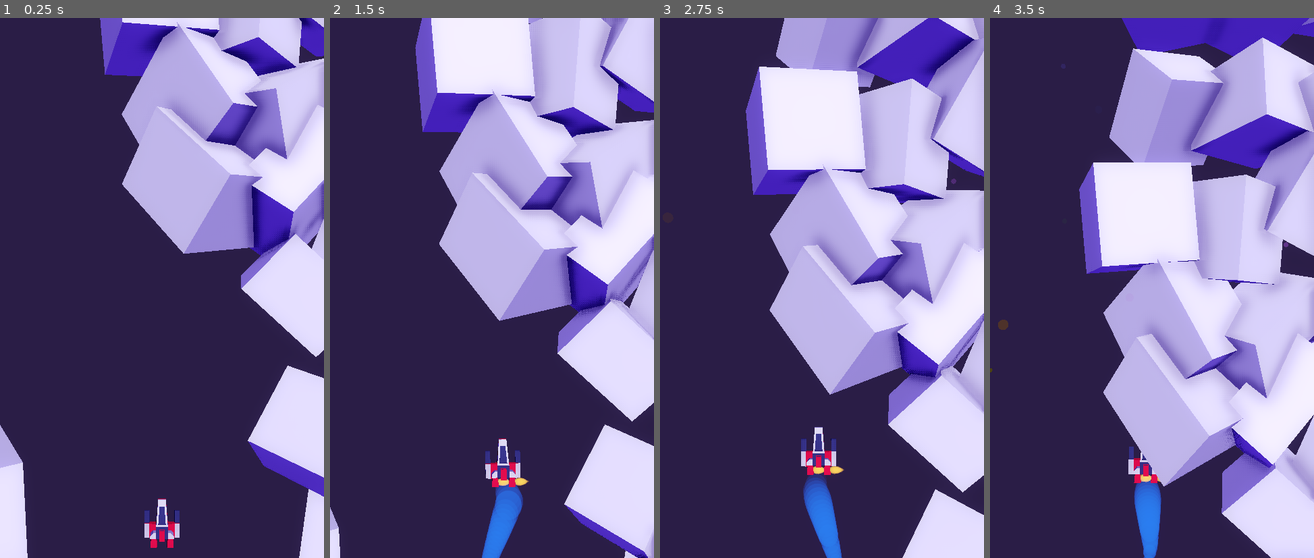
Above: before the commit, frames 1-4 (left to right).
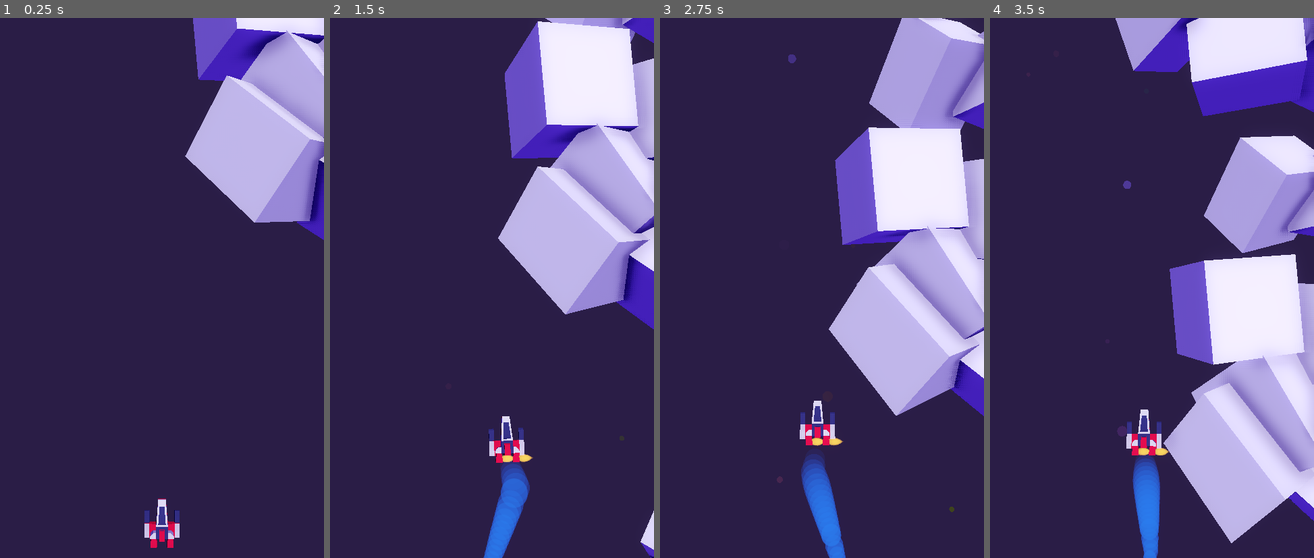
Above: after the commit, the same moments.

Repository: rajin-s/hyperspace_drifter
Game: Godot game, scene res://Main.tscn
Same seed, same stepped clock (60 frames per second), same inputs: the game is played once before the commit and once after it.
Inputs (mouse positions are in pixels of both pictures, inside the frame that each line leads up to):
- Up to frame 1 (0.25 s): no input
- Up to frame 2 (1.5 s): tap Enter (ui_accept) at 0.5, 0.6, 0.77, 1.07, 1.35 s; move the mouse to (563, 261) at 0.52 s; move the mouse to (427, 315) at 1.27 s
- Up to frame 3 (2.75 s): tap Enter (ui_accept) at 1.52, 1.82, 2.1 s; move the mouse to (854, 169) at 2.02 s
- Up to frame 4 (3.5 s): tap Enter (ui_accept) at 2.75, 2.85, 3.02, 3.32 s; move the mouse to (1135, 396) at 2.77 s

The runs differ from the first frame. In frame 1, 33% of the frame differs, in the area x 0-100%, y 0-100%; in frame 2, 43%; in frame 3, 47%; in frame 4, 51%.

Commit message:
Effect framework

Diff:
--- a/Main.tscn
+++ b/Main.tscn
@@ -7,79 +7,11 @@
 [ext_resource path="res://Assets/Materials/MAT_Red.tres" type="Material" id=5]
 [ext_resource path="res://Assets/Materials/MAT_Steel.tres" type="Material" id=6]
 [ext_resource path="res://Assets/Materials/MAT_Dark.tres" type="Material" id=7]
-[ext_resource path="res://Assets/Models/spaceCraft4.obj" type="ArrayMesh" id=8]
-[ext_resource path="res://Assets/Models/spaceCraft3.obj" type="ArrayMesh" id=9]
-[ext_resource path="res://Assets/Materials/PMAT_Smoke.tres" type="Material" id=10]
-[ext_resource path="res://Assets/Materials/MAT_Smoke.tres" type="Material" id=11]
-[ext_resource path="res://Assets/Materials/PMAT_Burn.tres" type="Material" id=12]
-[ext_resource path="res://Assets/Materials/MAT_Burn.tres" type="Material" id=13]
-[ext_resource path="res://Assets/Materials/MAT_Asteroid.tres" type="Material" id=14]
-[ext_resource path="res://Assets/Models/asteroid.obj" type="ArrayMesh" id=15]
-[ext_resource path="res://Assets/Models/thin_ring.obj" type="ArrayMesh" id=16]
-[ext_resource path="res://Assets/Materials/MAT_Star.tres" type="Material" id=17]
-[ext_resource path="res://Scripts/c_movement_base.gd" type="Script" id=18]
-[ext_resource path="res://Scripts/c_velocity_angle.gd" type="Script" id=19]
-[ext_resource path="res://Scripts/Player/c_player_input.gd" type="Script" id=20]
-[ext_resource path="res://Scripts/lerp_follow.gd" type="Script" id=21]
-[ext_resource path="res://default_env.tres" type="Environment" id=22]
-[ext_resource path="res://debug_pause.gd" type="Script" id=23]
-[ext_resource path="res://Scripts/s_level_generator.gd" type="Script" id=24]
-
-[sub_resource type="SphereMesh" id=1]
-
-material = ExtResource( 11 )
-radius = 0.5
-height = 1.0
-
-[sub_resource type="SphereMesh" id=2]
-
-material = ExtResource( 13 )
-radius = 0.5
-height = 1.0
-
-[sub_resource type="ImageTexture" id=3]
-
-flags = 4
-flags = 4
-size = Vector2( 2048, 1 )
-
-[sub_resource type="ParticlesMaterial" id=4]
-
-emission_shape = 3
-emission_point_texture = SubResource( 3 )
-emission_point_count = 512
-gravity = Vector3( 0, 0, 0 )
-angular_velocity = 11.0
-
-[sub_resource type="Gradient" id=5]
-
-offsets = PoolRealArray( 0, 0.492823, 1 )
-colors = PoolColorArray( 1, 1, 1, 0, 1, 1, 1, 1, 1, 1, 1, 0 )
-
-[sub_resource type="GradientTexture" id=6]
-
-gradient = SubResource( 5 )
-
-[sub_resource type="ParticlesMaterial" id=7]
-
-emission_shape = 2
-emission_box_extents = Vector3( 15, 20, 20 )
-spread = 113.03
-gravity = Vector3( 0, 0, 0 )
-initial_velocity = 0.2
-angular_velocity = 1.82169e-043
-angle_random = 1.0
-scale = 0.1
-scale_random = 0.05
-color_ramp = SubResource( 6 )
-hue_variation = 1.0
-hue_variation_random = 1.0
-
-[sub_resource type="SphereMesh" id=8]
-
-material = ExtResource( 17 )
-radial_segments = 16
-rings = 8
+[ext_resource path="res://Prefabs/PlayerShip.tscn" type="PackedScene" id=8]
+[ext_resource path="res://Scripts/s_lerp_follow.gd" type="Script" id=9]
+[ext_resource path="res://default_env.tres" type="Environment" id=10]
+[ext_resource path="res://debug_pause.gd" type="Script" id=11]
+[ext_resource path="res://Scripts/s_level_generator.gd" type="Script" id=12]
 
 [node name="Main" type="Node"]
 pause_mode = 1
@@ -132,131 +64,29 @@
 transform = Transform( 0.879383, -0.453875, 0.143815, 0.382518, 0.85336, 0.354198, -0.283488, -0.256464, 0.924046, 0, 0, 3.20519 )
 light_energy = 0.5
 
-[node name="Player Ship" type="Spatial" parent="."]
-
-[node name="Model" type="Spatial" parent="Player Ship"]
-
-[node name="Mesh Large" type="MeshInstance" parent="Player Ship/Model"]
-transform = Transform( 1, 0, 0, 0, -4.37114e-008, -1, 0, 1, -4.37114e-008, 0, 0, 0 )
-visible = false
-mesh = ExtResource( 8 )
-material/0 = ExtResource( 5 )
-material/1 = ExtResource( 7 )
-material/2 = ExtResource( 6 )
-material/3 = ExtResource( 7 )
-
-[node name="Mesh Small" type="MeshInstance" parent="Player Ship/Model"]
-transform = Transform( 1, 0, 0, 0, -4.37114e-008, -1, 0, 1, -4.37114e-008, 0, 0, 0 )
-mesh = ExtResource( 9 )
-material/0 = null
-material/1 = ExtResource( 5 )
-material/2 = ExtResource( 7 )
-material/3 = ExtResource( 7 )
-
-[node name="Trail Particles" type="Particles" parent="Player Ship/Model"]
-transform = Transform( -1, -3.82137e-015, -8.74228e-008, -8.74228e-008, 4.37114e-008, 1, 0, 1, -4.37114e-008, 0, -0.487426, 0.115834 )
-amount = 500
-lifetime = 1.4
-speed_scale = 2.4
-visibility_aabb = AABB( -4, -3.84619, -4, 8, 8, 8 )
-local_coords = false
-process_material = ExtResource( 10 )
-draw_pass_1 = SubResource( 1 )
-
-[node name="Burn Particles L" type="Particles" parent="Player Ship/Model"]
-transform = Transform( 1, 0, 0, 0, 0.0107473, -0.999942, 0, 0.999942, 0.0107473, -0.288, -0.559438, 0.260305 )
-amount = 70
-lifetime = 0.19
-visibility_aabb = AABB( -4, -3.84619, -4, 8, 8, 8 )
-draw_order = 2
-process_material = ExtResource( 12 )
-draw_pass_1 = SubResource( 2 )
-
-[node name="Burn Particles R" type="Particles" parent="Player Ship/Model"]
-transform = Transform( 1, 0, 0, 0, 0.0107473, -0.999942, 0, 0.999942, 0.0107473, 0.288377, -0.559937, 0.25995 )
-amount = 70
-lifetime = 0.19
-visibility_aabb = AABB( -4, -3.84619, -4, 8, 8, 8 )
-draw_order = 2
-process_material = ExtResource( 12 )
-draw_pass_1 = SubResource( 2 )
-
-[node name="Background Asteroids" type="Particles" parent="Player Ship"]
-editor/display_folded = true
-transform = Transform( 1, 2.64491e-008, 2.30406e-009, -2.64491e-008, 1, 2.21004e-008, -2.30406e-009, -2.21004e-008, 1, -0.424244, 3.8147e-006, 2.41713 )
-visible = false
-material_override = ExtResource( 14 )
-amount = 100
-preprocess = 100.0
-visibility_aabb = AABB( -25.4971, -4, -22.2549, 50.9941, 8, 44.5098 )
-local_coords = false
-draw_order = 2
-process_material = SubResource( 4 )
-draw_pass_1 = ExtResource( 15 )
-
-[node name="Particle Mesh" type="MeshInstance" parent="Player Ship/Background Asteroids"]
-transform = Transform( 8.71517, 4.86785e-016, 0, 4.43782e-016, 5.49885, -2.20239e-007, 0, -8.97461e-008, 8.71517, 0, 0, 0 )
-mesh = ExtResource( 16 )
-material/0 = null
-
-[node name="Background Particles" type="Particles" parent="Player Ship"]
-transform = Transform( -0.749958, 0, 0, 0, -0.749958, 0, 0, 0, -0.749958, 0, 15, 0 )
-amount = 128
-lifetime = 5.0
-preprocess = 100.0
-visibility_aabb = AABB( -4, -4, -4, 8, 20, 8 )
-local_coords = false
-process_material = SubResource( 7 )
-draw_pass_1 = SubResource( 8 )
-
-[node name="Player Light" type="OmniLight" parent="Player Ship"]
-transform = Transform( 1, 0, 0, 0, 1, 0, 0, 0, 1, 0, 0, 2.74819 )
-visible = false
-light_energy = 0.5
-omni_range = 7.0
-
-[node name="Movement" type="Node" parent="Player Ship"]
-script = ExtResource( 18 )
-
-[node name="Angle" type="Node" parent="Player Ship"]
-script = ExtResource( 19 )
-roll_speed = 1.0
-max_roll = 20.0
-yaw_speed = 0.5
-max_yaw = 12.0
-pitch_speed = 2.0
-max_pitch = -30.0
-min_pitch = 15.0
-max_speed_x = 6.0
-max_speed_y = 12.0
-min_speed_y = 4.0
-
-[node name="Input" type="Node" parent="Player Ship"]
-script = ExtResource( 20 )
-max_speed_x = 6.0
-min_speed_y = 4.0
-max_speed_y = 12.0
+[node name="Player Ship" parent="." instance=ExtResource( 8 )]
 
 [node name="Camera Rig" type="Spatial" parent="."]
-script = ExtResource( 21 )
+editor/display_folded = true
+script = ExtResource( 9 )
 speed = Vector2( 2, 3 )
 target_path = NodePath("../Player Ship")
 
 [node name="Main Camera" type="Camera" parent="Camera Rig"]
 transform = Transform( 1, 0, 0, 0, 1, 0, 0, 0, 1, 0, 8, 16 )
-environment = ExtResource( 22 )
+environment = ExtResource( 10 )
 fov = 60.0
 
 [node name="Debug Pause" type="Node" parent="."]
 pause_mode = 2
-script = ExtResource( 23 )
+script = ExtResource( 11 )
 
 [node name="Level Creator" type="Node" parent="."]
-script = ExtResource( 24 )
+script = ExtResource( 12 )
 path_length_min = 15.0
 path_length_max = 25.0
 path_width_min = 8.0
-path_width_max = 16.0
+path_width_max = 24.0
 path_width_segments = 5
 path_range_x = 10.0
 max_active_path_segments = 5
--- a/Prefabs/Asteroid.tscn
+++ b/Prefabs/Asteroid.tscn
@@ -1,6 +1,6 @@
 [gd_scene load_steps=3 format=2]
 
-[ext_resource path="res://Scripts/c_randomize_transform.gd" type="Script" id=1]
+[ext_resource path="res://Scripts/Components/c_randomize_transform.gd" type="Script" id=1]
 
 [sub_resource type="CubeMesh" id=1]
 
@@ -16,8 +16,8 @@
 rotation_max = 360.0
 scale_min = 1.0
 scale_max = 2.0
-translation_min = -1.0
-translation_max = 1.0
+translation_min = -2.0
+translation_max = 2.0
 rotate_x = true
 rotate_y = true
 rotate_z = true
--- /dev/null
+++ b/Prefabs/PlayerShip.tscn
@@ -0,0 +1,168 @@
+[gd_scene load_steps=23 format=2]
+
+[ext_resource path="res://Assets/Models/spaceCraft3.obj" type="ArrayMesh" id=1]
+[ext_resource path="res://Assets/Materials/MAT_Red.tres" type="Material" id=2]
+[ext_resource path="res://Assets/Materials/MAT_Dark.tres" type="Material" id=3]
+[ext_resource path="res://Assets/Materials/PMAT_Smoke.tres" type="Material" id=4]
+[ext_resource path="res://Assets/Materials/MAT_Smoke.tres" type="Material" id=5]
+[ext_resource path="res://Assets/Materials/PMAT_Burn.tres" type="Material" id=6]
+[ext_resource path="res://Assets/Materials/MAT_Burn.tres" type="Material" id=7]
+[ext_resource path="res://Assets/Materials/MAT_Asteroid.tres" type="Material" id=8]
+[ext_resource path="res://Assets/Models/asteroid.obj" type="ArrayMesh" id=9]
+[ext_resource path="res://Assets/Models/thin_ring.obj" type="ArrayMesh" id=10]
+[ext_resource path="res://Assets/Materials/MAT_Star.tres" type="Material" id=11]
+[ext_resource path="res://Scripts/Components/c_movement_base.gd" type="Script" id=12]
+[ext_resource path="res://Scripts/Components/c_velocity_angle.gd" type="Script" id=13]
+[ext_resource path="res://Scripts/Player/c_player_input.gd" type="Script" id=14]
+
+[sub_resource type="SphereMesh" id=1]
+
+material = ExtResource( 5 )
+radius = 0.5
+height = 1.0
+
+[sub_resource type="SphereMesh" id=2]
+
+material = ExtResource( 7 )
+radius = 0.5
+height = 1.0
+
+[sub_resource type="ImageTexture" id=3]
+
+flags = 4
+flags = 4
+size = Vector2( 2048, 1 )
+
+[sub_resource type="ParticlesMaterial" id=4]
+
+emission_shape = 3
+emission_point_texture = SubResource( 3 )
+emission_point_count = 512
+gravity = Vector3( 0, 0, 0 )
+angular_velocity = 11.0
+
+[sub_resource type="Gradient" id=5]
+
+offsets = PoolRealArray( 0, 0.492823, 1 )
+colors = PoolColorArray( 1, 1, 1, 0, 1, 1, 1, 1, 1, 1, 1, 0 )
+
+[sub_resource type="GradientTexture" id=6]
+
+gradient = SubResource( 5 )
+
+[sub_resource type="ParticlesMaterial" id=7]
+
+emission_shape = 2
+emission_box_extents = Vector3( 15, 20, 20 )
+spread = 113.03
+gravity = Vector3( 0, 0, 0 )
+initial_velocity = 0.2
+angular_velocity = 1.82169e-043
+angle_random = 1.0
+scale = 0.1
+scale_random = 0.05
+color_ramp = SubResource( 6 )
+hue_variation = 1.0
+hue_variation_random = 1.0
+
+[sub_resource type="SphereMesh" id=8]
+
+material = ExtResource( 11 )
+radial_segments = 16
+rings = 8
+
+[node name="Player Ship" type="Spatial"]
+
+[node name="Model" type="Spatial" parent="."]
+
+[node name="Mesh Small" type="MeshInstance" parent="Model"]
+transform = Transform( 1, 0, 0, 0, -4.37114e-008, -1, 0, 1, -4.37114e-008, 0, 0, 0 )
+mesh = ExtResource( 1 )
+material/0 = null
+material/1 = ExtResource( 2 )
+material/2 = ExtResource( 3 )
+material/3 = ExtResource( 3 )
+
+[node name="Trail Particles" type="Particles" parent="Model"]
+transform = Transform( -1, -3.82137e-015, -8.74228e-008, -8.74228e-008, 4.37114e-008, 1, 0, 1, -4.37114e-008, 0, -0.487426, 0.115834 )
+amount = 500
+lifetime = 1.4
+speed_scale = 2.4
+visibility_aabb = AABB( -4, -3.84619, -4, 8, 8, 8 )
+local_coords = false
+process_material = ExtResource( 4 )
+draw_pass_1 = SubResource( 1 )
+
+[node name="Burn Particles L" type="Particles" parent="Model"]
+transform = Transform( 1, 0, 0, 0, 0.0107473, -0.999942, 0, 0.999942, 0.0107473, -0.288, -0.559438, 0.260305 )
+amount = 70
+lifetime = 0.19
+visibility_aabb = AABB( -4, -3.84619, -4, 8, 8, 8 )
+draw_order = 2
+process_material = ExtResource( 6 )
+draw_pass_1 = SubResource( 2 )
+
+[node name="Burn Particles R" type="Particles" parent="Model"]
+transform = Transform( 1, 0, 0, 0, 0.0107473, -0.999942, 0, 0.999942, 0.0107473, 0.288377, -0.559937, 0.25995 )
+amount = 70
+lifetime = 0.19
+visibility_aabb = AABB( -4, -3.84619, -4, 8, 8, 8 )
+draw_order = 2
+process_material = ExtResource( 6 )
+draw_pass_1 = SubResource( 2 )
+
+[node name="Background Asteroids" type="Particles" parent="."]
+editor/display_folded = true
+transform = Transform( 1, 2.64491e-008, 2.30406e-009, -2.64491e-008, 1, 2.21004e-008, -2.30406e-009, -2.21004e-008, 1, -0.424244, 3.8147e-006, 2.41713 )
+visible = false
+material_override = ExtResource( 8 )
+amount = 100
+preprocess = 100.0
+visibility_aabb = AABB( -25.4971, -4, -22.2549, 50.9941, 8, 44.5098 )
+local_coords = false
+draw_order = 2
+process_material = SubResource( 4 )
+draw_pass_1 = ExtResource( 9 )
+
+[node name="Particle Mesh" type="MeshInstance" parent="Background Asteroids"]
+transform = Transform( 8.71517, 4.86785e-016, 0, 4.43782e-016, 5.49885, -2.20239e-007, 0, -8.97461e-008, 8.71517, 0, 0, 0 )
+mesh = ExtResource( 10 )
+material/0 = null
+
+[node name="Background Particles" type="Particles" parent="."]
+transform = Transform( -0.749958, 0, 0, 0, -0.749958, 0, 0, 0, -0.749958, 0, 15, 0 )
+amount = 128
+lifetime = 5.0
+preprocess = 100.0
+visibility_aabb = AABB( -4, -4, -4, 8, 20, 8 )
+local_coords = false
+process_material = SubResource( 7 )
+draw_pass_1 = SubResource( 8 )
+
+[node name="Player Light" type="OmniLight" parent="."]
+transform = Transform( 1, 0, 0, 0, 1, 0, 0, 0, 1, 0, 0, 2.74819 )
+visible = false
+light_energy = 0.5
+omni_range = 7.0
+
+[node name="Movement" type="Node" parent="."]
+script = ExtResource( 12 )
+
+[node name="Angle" type="Node" parent="."]
+script = ExtResource( 13 )
+roll_speed = 1.0
+max_roll = 20.0
+yaw_speed = 0.5
+max_yaw = 12.0
+pitch_speed = 2.0
+max_pitch = -30.0
+min_pitch = 15.0
+max_speed_x = 6.0
+max_speed_y = 12.0
+min_speed_y = 4.0
+
+[node name="Input" type="Node" parent="."]
+script = ExtResource( 14 )
+max_speed_x = 8.0
+min_speed_y = 6.0
+max_speed_y = 16.0
--- /dev/null
+++ b/Prefabs/e_TestEffect.tscn
@@ -0,0 +1,50 @@
+[gd_scene load_steps=8 format=2]
+
+[ext_resource path="res://Scripts/s_effect.gd" type="Script" id=1]
+[ext_resource path="res://Scripts/Components/c_object_pool_info.gd" type="Script" id=2]
+
+[sub_resource type="Curve" id=1]
+
+_data = [ Vector2( 0, 1 ), 0.0, -3.26854, 0, 0, Vector2( 1, 0 ), -0.0862627, 0.0, 0, 0 ]
+
+[sub_resource type="CurveTexture" id=2]
+
+curve = SubResource( 1 )
+
+[sub_resource type="ParticlesMaterial" id=3]
+
+gravity = Vector3( 0, 0, 0 )
+initial_velocity = 10.0
+initial_velocity_random = 1.0
+angular_velocity = 2.8026e-044
+scale_curve = SubResource( 2 )
+
+[sub_resource type="SphereMesh" id=4]
+
+
+[sub_resource type="AudioStreamRandomPitch" id=5]
+
+random_pitch = 5.6
+
+[node name="Test Effect" type="Spatial"]
+script = ExtResource( 1 )
+
+[node name="ObjectPoolInfo" type="Node" parent="."]
+script = ExtResource( 2 )
+
+[node name="Timer" type="Timer" parent="ObjectPoolInfo"]
+one_shot = true
+
+[node name="Particles" type="Particles" parent="."]
+emitting = false
+amount = 10
+one_shot = true
+explosiveness = 1.0
+local_coords = false
+process_material = SubResource( 3 )
+draw_pass_1 = SubResource( 4 )
+
+[node name="AudioStreamPlayer3D" type="AudioStreamPlayer3D" parent="."]
+stream = SubResource( 5 )
+attenuation_model = 2
+autoplay = true
--- /dev/null
+++ b/Scripts/Components/c_object_pool_info.gd
@@ -0,0 +1,28 @@
+extends Component
+
+const reset_timer_path : String = "./Timer"
+
+var _pool_available : bool = true
+var reset_timer : Timer
+
+func _ready() -> void:
+	if reset_timer != null:
+		# print("%s has timer" % object.name)
+		reset_timer.connect("timeout", self, "set_pool_available")
+
+func is_available() -> bool:
+	return _pool_available
+
+func set_pool_available() -> void:
+	# print("call set_pool_available on %s" % object.name)
+
+	_pool_available = true
+
+func set_pool_unavailable() -> void:
+	# print("Call set_pool_unavailable on %s" % (object.name if object != null else name))
+	_pool_available = false
+
+	reset_timer = get_node(reset_timer_path)
+	if reset_timer != null:
+		# print("Start timer on %s" % (object.name if object != null else name))
+		reset_timer.start()
--- /dev/null
+++ b/Scripts/m_effects.gd
@@ -0,0 +1,50 @@
+extends Node
+
+const effect_prefab_root : String = "Prefabs/"
+const effect_prefab_prefix : String = "e_"
+
+var _all_effects : Dictionary = {}
+
+func _ready():
+	var effect_scenes = _get_all_effect_scenes()
+	for scene_path in effect_scenes:
+		var scene : PackedScene = load(scene_path)
+		var scene_instance_temp : Node = scene.instance()
+
+		var effect_name : String = scene_instance_temp.name
+
+		print("Registering effect %s -> %s" % [ effect_name, scene_path ])
+		register_effect(effect_name, scene)
+
+		scene_instance_temp.free()
+
+# Get all files from res://<effect_prefab_root>/ with name starting with <effect_prefab_prefix>
+func _get_all_effect_scenes() -> Array:
+	var effect_scenes : Array = []
+	var search_directory : Directory = Directory.new()
+	search_directory.open("res://%s" % effect_prefab_root)
+	search_directory.list_dir_begin()
+
+	var next_file : String = search_directory.get_next()
+	while next_file != "":
+		if next_file.get_file().begins_with(effect_prefab_prefix):
+			effect_scenes.append("res://%s%s" % [ effect_prefab_root, next_file ])
+		next_file = search_directory.get_next()
+
+	search_directory.list_dir_end()
+	return effect_scenes
+
+func register_effect(name : String, scene : PackedScene) -> void:
+	if _all_effects.has(name):
+		print("Effect named %s already registered with m_effects!" % name)
+	else:
+		_all_effects[name] = object_pool.new()
+		_all_effects[name].set_pooled_object(scene)
+
+func play(name : String, position : Vector3) -> void:
+	if _all_effects.has(name):
+		var effect_instance : Node = _all_effects[name].get_instance()
+		add_child(effect_instance)
+		effect_instance.play_at(position)
+	else:
+		print("Effect named %s not registered with m_effects!" % name)
--- /dev/null
+++ b/Scripts/object_pool.gd
@@ -0,0 +1,37 @@
+class_name object_pool
+
+const object_pool_info_path = "./ObjectPoolInfo"
+var scene : PackedScene = null
+var instances : Array = []
+
+func set_pooled_object(scene : PackedScene) -> void:
+	self.scene = scene
+	instances = [ get_new_instance() ]
+
+func get_new_instance() -> Node:
+	# Check that a scene has been specified
+	if scene == null:
+		print("Attempting to get new instance from pooler without setting target scene!")
+		return null
+	else:
+		# Load and create an instance of the target scene
+		#   note: newly created instance still needs to be added to a scene
+		var new_instance = scene.instance()
+		return new_instance
+
+func get_instance():
+	# Search for available instances that have already been created
+	for instance in instances:
+		var info_node : Node = instance.get_node(object_pool_info_path)
+		if info_node.is_available():
+			info_node.set_pool_unavailable()
+			return instance
+
+	# Create a new instance if one doesn't already exist
+	var new_instance : Node = get_new_instance()
+	instances.append(new_instance)
+
+	var info_node : Node = new_instance.get_node(object_pool_info_path)
+	info_node.set_pool_unavailable()
+
+	return new_instance
--- /dev/null
+++ b/Scripts/s_effect.gd
@@ -0,0 +1,21 @@
+extends Spatial
+
+const _particles_path : String = "./Particles"
+const _sfx_path : String = "./AudioStreamPlayer3D"
+
+onready var particles : Particles = get_node(_particles_path)
+onready var sfx : AudioStreamPlayer = get_node(_sfx_path)
+
+func play() -> void:
+	print("Playing effect %s" % name)
+
+	if particles != null:
+		particles.emitting = true
+		particles.restart()
+
+	if sfx != null:
+		sfx.play()
+
+func play_at(position : Vector3) -> void:
+	global_transform.origin = position
+	play()
--- /dev/null
+++ b/TestScene.tscn
@@ -0,0 +1,9 @@
+[gd_scene load_steps=2 format=2]
+
+[ext_resource path="res://debug_effects.gd" type="Script" id=1]
+
+[node name="Spatial" type="Spatial"]
+script = ExtResource( 1 )
+
+[node name="Camera" type="Camera" parent="."]
+transform = Transform( 1, 0, 0, 0, 1, 0, 0, 0, 1, 0, 0, 8.476 )
--- /dev/null
+++ b/debug_effects.gd
@@ -0,0 +1,5 @@
+extends Node
+
+func _process(delta):
+	if (Input.is_action_just_pressed("ui_accept")):
+		m_effects.play("Test Effect", Vector3.ZERO)
--- a/project.godot
+++ b/project.godot
@@ -12,10 +12,16 @@
 "base": "Node",
 "class": "Component",
 "language": "GDScript",
-"path": "res://Scripts/c_component.gd"
+"path": "res://Scripts/Components/c_component.gd"
+}, {
+"base": "Reference",
+"class": "object_pool",
+"language": "GDScript",
+"path": "res://Scripts/object_pool.gd"
 } ]
 _global_script_class_icons={
-"Component": ""
+"Component": "",
+"object_pool": ""
 }
 
 [application]
@@ -27,6 +33,10 @@
 boot_splash/bg_color=Color( 0.921569, 0.921569, 0.921569, 1 )
 config/icon="res://Icon-1.png"
 
+[autoload]
+
+m_effects="*res://Scripts/m_effects.gd"
+
 [display]
 
 window/size/width=480
Binary file added: Assets/HSD_Logo.png
Not shown, added: Assets/HSD_Logo.png.import
Not shown: 1 places in Main.tscn that only renumber resources
Renamed: Scripts/c_component.gd -> Scripts/Components/c_component.gd
Renamed: Scripts/c_movement_base.gd -> Scripts/Components/c_movement_base.gd
Renamed: Scripts/c_randomize_transform.gd -> Scripts/Components/c_randomize_transform.gd
Renamed: Scripts/c_velocity_angle.gd -> Scripts/Components/c_velocity_angle.gd
Renamed: Scripts/lerp_follow.gd -> Scripts/s_lerp_follow.gd
Not shown, added: Assets/HSD_Logo_src.psd
